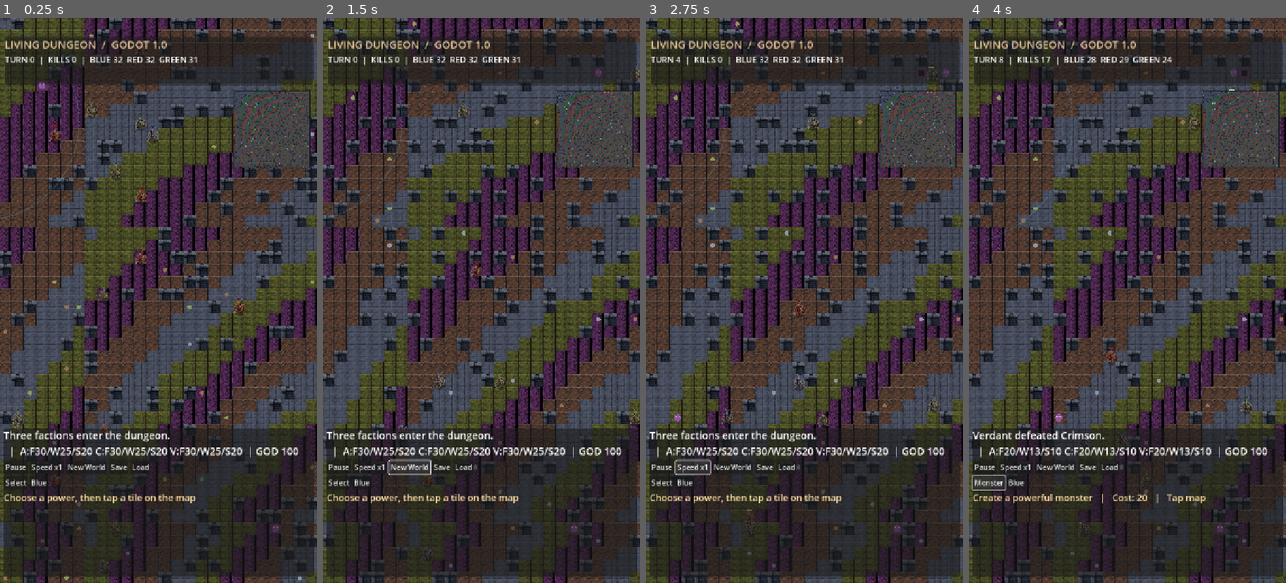
Above: before the commit, frames 1-4 (left to right).
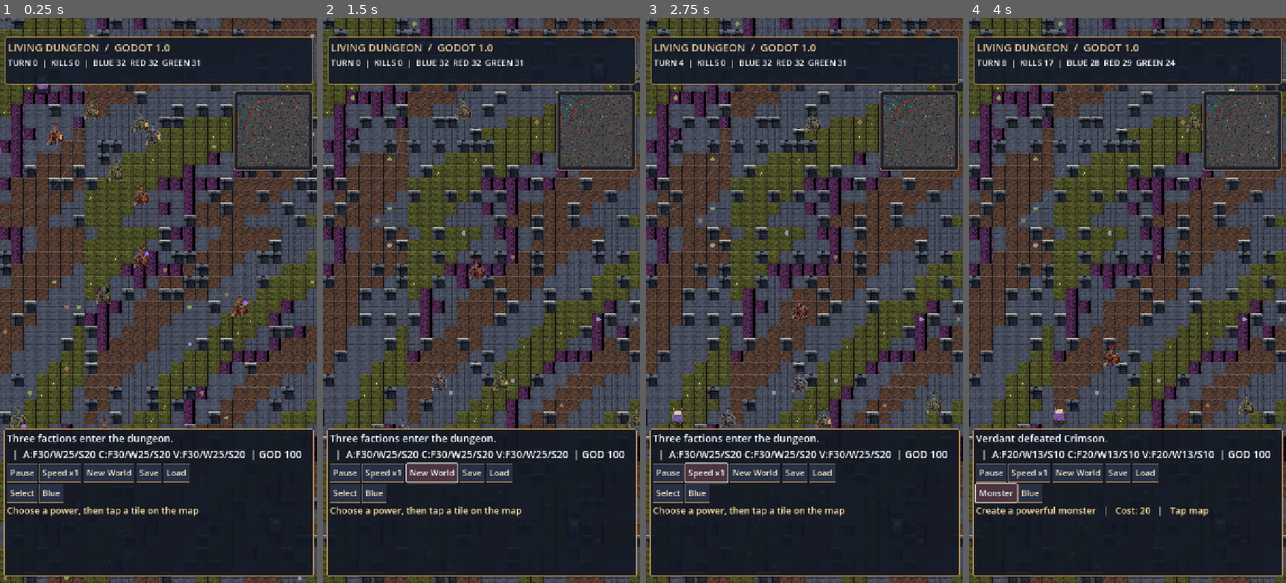
Above: after the commit, the same moments.

Repository: Garchita098/Akudama-Builder
Game: Godot game, scene res://Main.tscn
The game is run twice, just before and just after one commit, with the same random seed, the same clock (stepped at 60 frames per second) and the same inputs.
Inputs:
- Up to frame 1 (0.25 s): no input
- Up to frame 2 (1.5 s): click "New World" at 0.5 s; click "New World" at 1.25 s
- Up to frame 3 (2.75 s): click "Speed x1" at 2 s
- Up to frame 4 (4 s): click "Select" at 2.75 s; click "Spawn" at 3.5 s

The runs differ from the first frame. In frame 1, 24% of the frame differs, in the area x 0-100%, y 0-100%; in frame 2, 24%; in frame 3, 24%; in frame 4, 24%.
Error before the commit: Cannot call method 'get_child' on a null value. (res://world.gd:744)
Error after the commit: Cannot call method 'get_child' on a null value. (res://world.gd:831)

Commit message:
Graphics overhaul: enlarged faction sprites, creature sprites, gothic HUD, improved ruins, fortresses and terrain

Diff:
--- a/projects/dungeon_godot/world.gd
+++ b/projects/dungeon_godot/world.gd
@@ -15,6 +15,8 @@
 var biomes: Array = []
 var art_textures: Array[Texture2D] = []
 var faction_sprites: Array[Texture2D] = []
+var creature_sprites: Array[Texture2D] = []
+var animated_glow := 0.0
 var minimap: TextureRect
 var minimap_img: Image
 var minimap_tex: ImageTexture
@@ -55,6 +57,7 @@
 func _ready() -> void:
     art_textures = AtlasTiles.build()
     faction_sprites = SoldierSprites.build()
+    creature_sprites = make_creature_sprites()
     camera = Camera2D.new()
     camera.position = Vector2(30,30) * TILE
     camera.zoom = Vector2(0.93, 0.93)
@@ -70,6 +73,7 @@
     header.position = Vector2(10, 42)
     header.size = Vector2(700, 108)
     overlay.add_child(header)
+    stylize_panel(header,Color("#131b28"))
     var headbox := VBoxContainer.new()
     header.add_child(headbox)
     var title := Label.new()
@@ -84,6 +88,7 @@
     map_border.position = Vector2(530,165)
     map_border.size = Vector2(174,174)
     overlay.add_child(map_border)
+    stylize_panel(map_border,Color("#171c2b"))
     minimap = TextureRect.new()
     minimap.custom_minimum_size = Vector2(166,166)
     minimap.expand_mode = TextureRect.EXPAND_IGNORE_SIZE
@@ -97,6 +102,7 @@
     bottom.position = Vector2(8, 930)
     bottom.size = Vector2(704, 335)
     overlay.add_child(bottom)
+    stylize_panel(bottom,Color("#121823"))
     var stack := VBoxContainer.new()
     bottom.add_child(stack)
     details = Label.new()
@@ -109,25 +115,30 @@
     pause_button.text = "Pause"
     pause_button.pressed.connect(toggle_pause)
     buttons.add_child(pause_button)
+    stylize_button(pause_button)
     var step_button := Button.new()
     step_button.text = "Speed x1"
     step_button.pressed.connect(change_speed)
     buttons.add_child(step_button)
+    stylize_button(step_button)
     step_button.set_meta("speed_button", true)
     var new_button := Button.new()
     new_button.text = "New World"
     new_button.pressed.connect(generate)
     buttons.add_child(new_button)
+    stylize_button(new_button)
     var powers := HBoxContainer.new()
     stack.add_child(powers)
     god_button = Button.new()
     god_button.text = "Select"
     god_button.pressed.connect(cycle_god_mode)
     powers.add_child(god_button)
+    stylize_button(god_button)
     god_team_button = Button.new()
     god_team_button.text = "Blue"
     god_team_button.pressed.connect(cycle_god_team)
     powers.add_child(god_team_button)
+    stylize_button(god_team_button)
     var action_hint := Label.new()
     action_hint.text = "Choose a power, then tap a tile on the map"
     action_hint.add_theme_font_size_override("font_size",21)
@@ -138,12 +149,69 @@
     save_button.text = "Save"
     save_button.pressed.connect(save_world)
     buttons.add_child(save_button)
+    stylize_button(save_button)
     var load_button := Button.new()
     load_button.text = "Load"
     load_button.pressed.connect(load_world)
     buttons.add_child(load_button)
+    stylize_button(load_button)
     rng.randomize()
     generate()
+
+func stylize_panel(panel: PanelContainer, fill: Color) -> void:
+    var style := StyleBoxFlat.new()
+    style.bg_color = Color(fill.r,fill.g,fill.b,0.92)
+    style.border_color = Color("#b78b54")
+    style.set_border_width_all(2)
+    style.corner_radius_top_left = 5
+    style.corner_radius_top_right = 5
+    style.corner_radius_bottom_left = 5
+    style.corner_radius_bottom_right = 5
+    style.set_content_margin_all(7)
+    panel.add_theme_stylebox_override("panel",style)
+
+func stylize_button(btn: Button) -> void:
+    btn.add_theme_font_size_override("font_size",19)
+    btn.add_theme_color_override("font_color",Color("#f4e2c7"))
+    var style := StyleBoxFlat.new()
+    style.bg_color = Color("#273044")
+    style.border_color = Color("#916f4c")
+    style.set_border_width_all(1)
+    style.set_content_margin_all(7)
+    btn.add_theme_stylebox_override("normal",style)
+    var hover := style.duplicate()
+    hover.bg_color = Color("#4a3440")
+    btn.add_theme_stylebox_override("hover",hover)
+    btn.add_theme_stylebox_override("pressed",hover)
+
+func make_creature_sprites() -> Array[Texture2D]:
+    var result: Array[Texture2D] = []
+    for monster_kind in range(2):
+        var img := Image.create(28,32,false,Image.FORMAT_RGBA8)
+        img.fill(Color.TRANSPARENT)
+        var body: Color = Color("#865cba") if monster_kind == 0 else Color("#9d3935")
+        var dark: Color = body.darkened(0.55)
+        for yy in range(8,27):
+            for xx in range(4,24):
+                var cx: float = float(xx-14)/11.0
+                var cy: float = float(yy-18)/13.0
+                if cx*cx+cy*cy < 0.9:
+                    img.set_pixel(xx,yy,dark if (xx+yy)%5==0 else body)
+        for xx in range(7,21):
+            for yy in range(7,15):
+                if abs(xx-14)+abs(yy-11) < 9:
+                    img.set_pixel(xx,yy,Color("#d8c5af"))
+        for xx in [10,18]:
+            img.set_pixel(xx,11,Color("#ff4a60") if monster_kind == 1 else Color("#abf7e9"))
+            img.set_pixel(xx,12,Color("#2e1018"))
+        for yy in range(2,11):
+            img.set_pixel(5+int(yy/3),yy,Color("#e9d2c1"))
+            img.set_pixel(22-int(yy/3),yy,Color("#e9d2c1"))
+        for yy in range(25,30):
+            for xx in [8,9,18,19]:
+                img.set_pixel(xx,yy,dark)
+        result.append(ImageTexture.create_from_image(img))
+    return result
 
 func generate() -> void:
     seed_value = rng.randi()
@@ -587,14 +655,26 @@
             var variation: int = (x * 71 + y * 31 + x * y) % 7
             var tile_index: int = 4 if terrain[y][x] == 1 else int(biomes[y][x])
             if art_textures.size() == 5:
-                draw_texture_rect(art_textures[tile_index],Rect2(p,Vector2(TILE,TILE)),false)
+                var sprite_index: int = tile_index
+                if tile_index == 2 and variation % 4 != 0:
+                    sprite_index = 0
+                draw_texture_rect(art_textures[sprite_index],Rect2(p,Vector2(TILE,TILE)),false)
+                if terrain[y][x] == 0 and variation % 5 == 0:
+                    draw_rect(Rect2(p+Vector2(4,25),Vector2(7,2)),Color(0.1,0.1,0.1,0.26))
+                if terrain[y][x] == 1:
+                    draw_line(p+Vector2(2,2),p+Vector2(28,2),Color("#b5b4a4"),2)
+                elif variation % 7 == 3 and biomes[y][x] == 1:
+                    draw_line(p+Vector2(12,24),p+Vector2(15,17),Color("#acc375"),2)
             else:
                 draw_rect(Rect2(p,Vector2(TILE,TILE)),Color("#313744"))
     for base in settlements:
         var origin: Vector2 = Vector2(base.p) * TILE
         var color: Color = FACTIONS[int(base.team)]
         draw_arc(origin + Vector2(TILE/2,TILE/2),float(base.territory)*TILE,0,TAU,84,Color(color.r,color.g,color.b,0.16),3)
-        draw_rect(Rect2(origin - Vector2(9,12),Vector2(48,45)),Color("#141720"))
+        draw_rect(Rect2(origin - Vector2(13,17),Vector2(55,54)),Color("#10131a"))
+        for wall_x in [-12,30]:
+            draw_rect(Rect2(origin+Vector2(wall_x,-21),Vector2(12,47)),Color("#526071"))
+            draw_rect(Rect2(origin+Vector2(wall_x-3,-25),Vector2(18,7)),Color("#8d9ba5"))
         draw_rect(Rect2(origin - Vector2(5,1),Vector2(40,29)),Color("#667281"))
         draw_rect(Rect2(origin + Vector2(5,-16),Vector2(20,27)),color)
         draw_rect(Rect2(origin + Vector2(11,13),Vector2(10,20)),Color("#10131a"))
@@ -610,8 +690,11 @@
         if ruin.x < xmin or ruin.y < ymin or ruin.x > xmax or ruin.y > ymax:
             continue
         var rp: Vector2 = Vector2(ruin)*TILE
-        draw_rect(Rect2(rp + Vector2(2,2),Vector2(26,26)),Color("#5a345b"))
-        draw_rect(Rect2(rp + Vector2(8,8),Vector2(14,14)),Color("#191126"))
+        draw_rect(Rect2(rp-Vector2(5,7),Vector2(41,42)),Color("#191522"))
+        draw_rect(Rect2(rp+Vector2(0,-9),Vector2(32,8)),Color("#716071"))
+        draw_rect(Rect2(rp+Vector2(4,5),Vector2(24,28)),Color("#433049"))
+        draw_circle(rp+Vector2(16,18),8,Color("#9d53b2"))
+        draw_circle(rp+Vector2(16,18),4,Color("#24122e"))
     if calamity != 0:
         draw_rect(Rect2(Vector2.ZERO,Vector2(GRID)*TILE),Color(0.22,0.02,0.12,0.10 if calamity == 2 else 0.05))
     for mark in effect_marks:
@@ -635,13 +718,13 @@
         if m.p.x < xmin or m.p.x > xmax or m.p.y < ymin or m.p.y > ymax:
             continue
         var mp: Vector2 = Vector2(m.old).lerp(Vector2(m.p),tween)*TILE
-        var mc: Color = Color("#cb4a39") if int(m.kind) == 2 else Color("#9054a7")
-        draw_circle(mp + Vector2(15,15),13 if int(m.kind) == 2 else 9,mc)
-        draw_circle(mp + Vector2(11,12),2,Color("#f6d3a7"))
-        draw_circle(mp + Vector2(19,12),2,Color("#f6d3a7"))
-        if int(m.kind) == 2:
-            draw_line(mp+Vector2(7,3),mp+Vector2(3,-8),Color("#e3594c"),4)
-            draw_line(mp+Vector2(23,3),mp+Vector2(27,-8),Color("#e3594c"),4)
+        var creature_kind: int = 1 if int(m.kind) == 2 else 0
+        draw_circle(mp+Vector2(15,26),12,Color(0,0,0,0.36))
+        if creature_sprites.size() == 2:
+            var bob: float = sin(float(Time.get_ticks_msec()) / 250.0 + float(m.p.x))*1.7
+            draw_texture_rect(creature_sprites[creature_kind],Rect2(mp-Vector2(2,13+bob),Vector2(34,43)),false)
+        else:
+            draw_circle(mp+Vector2(15,15),12,Color("#8a3e6e"))
     for f in fighters:
         if f.p.x < xmin or f.p.x > xmax or f.p.y < ymin or f.p.y > ymax:
             continue
@@ -651,7 +734,11 @@
         var cloak: Color = FACTIONS[f.team]
         draw_ellipse_shadow(p + Vector2(12,23))
         if faction_sprites.size() == 3:
-            draw_texture_rect(faction_sprites[int(f.team)],Rect2(p - Vector2(3,9),Vector2(29,37)),false)
+            draw_texture_rect(faction_sprites[int(f.team)],Rect2(p - Vector2(9,15),Vector2(41,51)),false)
+            if str(f.profession).to_lower().contains("mage") or str(f.profession).to_lower().contains("necro"):
+                draw_circle(p + Vector2(27,2),5,Color("#aa67e9"))
+            elif str(f.profession).to_lower().contains("worker"):
+                draw_rect(Rect2(p+Vector2(24,12),Vector2(5,10)),Color("#d2a15a"))
         else:
             draw_rect(Rect2(p + Vector2(5,7),Vector2(15,17)),cloak)
         if f.hp < 5:
